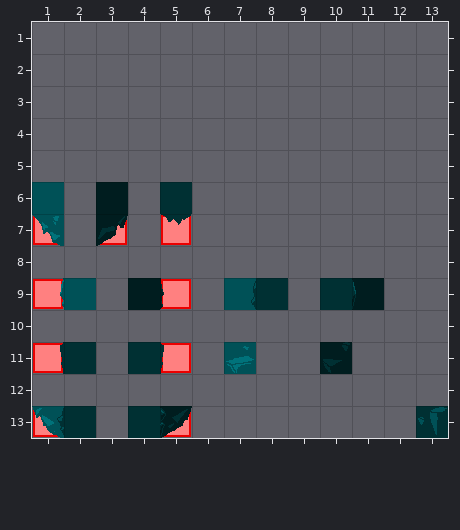
A Tiled map gets an edit: Assets/Maps/Tilemaps/forest-automap/rule_06.tmx. The picture above was drawn from the file before the commit.
Cells are 32x32 px. Shown: x 1..13, y 1..13. The old version is drawn lined up with the new one.
New version:
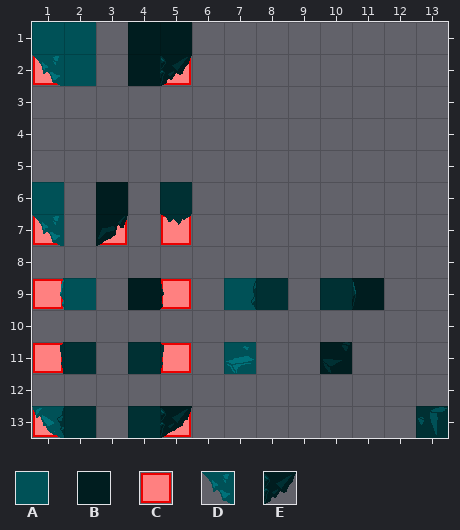
Key: from "forest-wide": A 44, B 46, C 56, D 59, E 62.
_ is an empty cell, . an unchanged one.
Edits made:
map size 15x10 -> 15x20 cells (old content now starts at 0,5; both pictures use the new coordinates)
--- layer "regions"
@@ x 1..5 @@
- 2 _..._
+ 2 C...C
--- layer "input_background"
@@ x 1..5 @@
- 1 __.__
+ 1 AA.BB
--- layer "output_background"
@@ x 1..5 @@
- 2 _..._
+ 2 D...E
--- layer "output2_background"
@@ x 5..5 @@
- 2 _
+ 2 E
--- layer "output3_background"
@@ x 1..5 @@
- 2 __.__
+ 2 DA.BE
